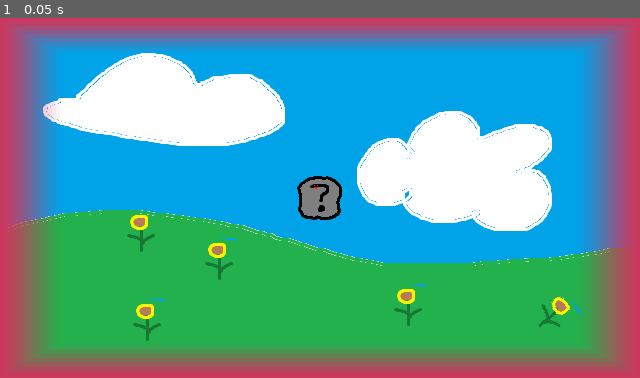
Above: before the commit, frame 1.
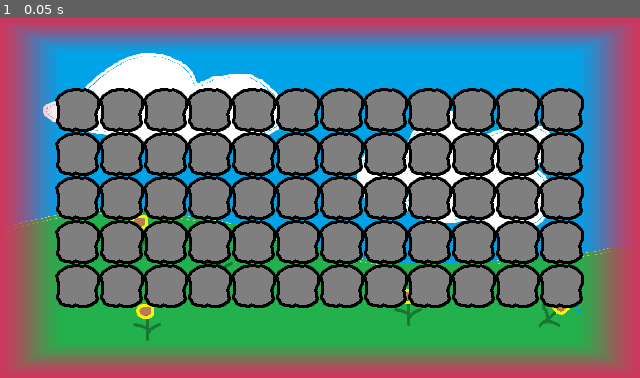
Above: after the commit, the same moment.

Repository: BanaCubed/Yet-Another-Assessment
Game: Godot game, scene res://scenes/game.tscn
The game is run twice, just before and just after one commit, with the same random seed, the same clock (stepped at 60 frames per second) and the same inputs.
Inputs:
- Up to frame 1 (0.05 s): no input

The runs differ from the first frame. In frame 1, 44% of the frame differs, in the area x 8-92%, y 19-81%.

Commit message:
feat: Dynamic grid size

Diff:
--- /dev/null
+++ b/resources/entities/person.tres
@@ -0,0 +1,12 @@
+[gd_resource type="Resource" script_class="EntityType" format=3 uid="uid://lvnjrefjcuvt"]
+
+[ext_resource type="Script" uid="uid://b676twyihh4ye" path="res://scripts/entities/entity_type.gd" id="1_2a3eb"]
+[ext_resource type="Texture2D" uid="uid://df318cm7y50fv" path="res://sprites/entity_person.png" id="2_mbcbc"]
+
+[resource]
+resource_name = "EntityType Person"
+script = ExtResource("1_2a3eb")
+name = &"person"
+sprite = ExtResource("2_mbcbc")
+movement_points = 3
+metadata/_custom_type_script = "uid://b676twyihh4ye"
--- a/resources/internal_box_shadow_gradient.tres
+++ b/resources/internal_box_shadow_gradient.tres
@@ -3,9 +3,10 @@
 [sub_resource type="Gradient" id="Gradient_vsxua"]
 interpolation_mode = 2
 offsets = PackedFloat32Array(0.8069106, 1)
-colors = PackedColorArray(1, 1, 1, 0, 1, 1, 1, 1)
+colors = PackedColorArray(0.7921569, 0.21960784, 0.36862746, 0, 0.7921569, 0.21960784, 0.36862746, 1)
 
 [resource]
+resource_local_to_scene = true
 gradient = SubResource("Gradient_vsxua")
 width = 160
 height = 90
--- /dev/null
+++ b/resources/levels/level_001.tres
@@ -0,0 +1,11 @@
+[gd_resource type="Resource" script_class="LevelData" format=3 uid="uid://m4p63jpptfxt"]
+
+[ext_resource type="Script" uid="uid://dq4lpkdncutpi" path="res://scripts/entities/entity_data.gd" id="1_saulk"]
+[ext_resource type="Texture2D" uid="uid://cck8mpd8366ce" path="res://sprites/background_default.png" id="1_tp5ye"]
+[ext_resource type="Script" uid="uid://bt2wenhrv0k8w" path="res://scripts/levels/level_data.gd" id="2_tp5ye"]
+
+[resource]
+script = ExtResource("2_tp5ye")
+size = Vector2i(12, 5)
+background = ExtResource("1_tp5ye")
+metadata/_custom_type_script = "uid://bt2wenhrv0k8w"
--- a/scenes/background.tscn
+++ /dev/null
@@ -1,9 +0,0 @@
-[gd_scene format=3 uid="uid://b82h8pjlys5td"]
-
-[ext_resource type="Texture2D" uid="uid://cck8mpd8366ce" path="res://sprites/background_default.png" id="1_bkp1e"]
-
-[node name="Background" type="Node2D" unique_id=1741373638]
-
-[node name="BackgroundSprite" type="Sprite2D" parent="." unique_id=154377044]
-texture = ExtResource("1_bkp1e")
-centered = false
--- a/scenes/game.tscn
+++ b/scenes/game.tscn
@@ -1,12 +1,27 @@
 [gd_scene format=3 uid="uid://byeqwf43w3kvg"]
 
-[ext_resource type="PackedScene" uid="uid://cwpofugsxoj20" path="res://scenes/level_control.tscn" id="1_uwrxv"]
-[ext_resource type="PackedScene" uid="uid://b82h8pjlys5td" path="res://scenes/background.tscn" id="2_yqjtg"]
+[ext_resource type="PackedScene" uid="uid://cwpofugsxoj20" path="res://scenes/level.tscn" id="1_uwrxv"]
+[ext_resource type="Texture2D" uid="uid://cck8mpd8366ce" path="res://sprites/background_default.png" id="2_iywne"]
+[ext_resource type="Script" uid="uid://dq4lpkdncutpi" path="res://scripts/entities/entity_data.gd" id="3_p57ef"]
+[ext_resource type="Resource" uid="uid://lvnjrefjcuvt" path="res://resources/entities/person.tres" id="4_u5sy4"]
+[ext_resource type="Script" uid="uid://bt2wenhrv0k8w" path="res://scripts/levels/level_data.gd" id="5_gee14"]
+
+[sub_resource type="Resource" id="Resource_0tnpc"]
+resource_local_to_scene = true
+script = ExtResource("3_p57ef")
+entity = ExtResource("4_u5sy4")
+metadata/_custom_type_script = "uid://dq4lpkdncutpi"
+
+[sub_resource type="Resource" id="Resource_vtaks"]
+resource_local_to_scene = true
+script = ExtResource("5_gee14")
+size = Vector2i(5, 5)
+background = ExtResource("2_iywne")
+entities = Array[ExtResource("3_p57ef")]([SubResource("Resource_0tnpc")])
+metadata/_custom_type_script = "uid://bt2wenhrv0k8w"
 
 [node name="Game" type="Node2D" unique_id=1877966946]
 texture_filter = 3
 
-[node name="LevelControl" parent="." unique_id=1593966462 instance=ExtResource("1_uwrxv")]
-
-[node name="Background" parent="." unique_id=1741373638 instance=ExtResource("2_yqjtg")]
-z_index = -1
+[node name="Level" parent="." unique_id=1593966462 instance=ExtResource("1_uwrxv")]
+level_data = SubResource("Resource_vtaks")
--- a/scenes/grid_tile.tscn
+++ b/scenes/grid_tile.tscn
@@ -2,29 +2,36 @@
 
 [ext_resource type="Theme" uid="uid://dxk7xouw87tyv" path="res://resources/theme/theme.tres" id="1_0v2c5"]
 [ext_resource type="PackedScene" uid="uid://sptwcai31qki" path="res://scenes/entity.tscn" id="1_wprxu"]
-[ext_resource type="Script" uid="uid://csq0q3n8e8gwj" path="res://scripts/grid_tile.gd" id="2_uvppq"]
+[ext_resource type="Script" uid="uid://csq0q3n8e8gwj" path="res://scripts/levels/grid_tile.gd" id="2_uvppq"]
 
-[node name="GridTile" type="Panel" unique_id=590066390]
+[node name="GridTile" type="Control" unique_id=1965484559]
+custom_minimum_size = Vector2(40, 40)
+layout_mode = 3
+anchors_preset = 0
+offset_right = 40.0
+offset_bottom = 40.0
+script = ExtResource("2_uvppq")
+
+[node name="Panel" type="PanelContainer" parent="." unique_id=1573005161]
 texture_filter = 3
 custom_minimum_size = Vector2(40, 40)
-offset_right = 40.0
-offset_bottom = 40.0
-pivot_offset = Vector2(20, 20)
-size_flags_horizontal = 4
-size_flags_vertical = 4
-theme = ExtResource("1_0v2c5")
-script = ExtResource("2_uvppq")
-
-[node name="Entity" parent="." unique_id=1622537750 instance=ExtResource("1_wprxu")]
 layout_mode = 1
 anchors_preset = 8
 anchor_left = 0.5
 anchor_top = 0.5
 anchor_right = 0.5
 anchor_bottom = 0.5
-offset_top = -0.1599989
-offset_bottom = 0.0
+offset_left = -20.0
+offset_top = -20.0
+offset_right = 20.0
+offset_bottom = 20.0
 grow_horizontal = 2
 grow_vertical = 2
+pivot_offset = Vector2(20, 20)
+size_flags_horizontal = 4
+size_flags_vertical = 4
+theme = ExtResource("1_0v2c5")
 
-[node name="SelectionButton" type="TouchScreenButton" parent="." unique_id=1609853551]
+[node name="Entity" parent="Panel" unique_id=1622537750 instance=ExtResource("1_wprxu")]
+visible = false
+layout_mode = 2
--- a/scenes/internal_box_shadow.tscn
+++ /dev/null
@@ -1,23 +0,0 @@
-[gd_scene format=3 uid="uid://c2q5wem18iu8j"]
-
-[ext_resource type="Texture2D" uid="uid://co4ifbiebxrvl" path="res://resources/internal_box_shadow_gradient.tres" id="1_kirsx"]
-[ext_resource type="Script" uid="uid://c0fnkm87vueh0" path="res://scripts/internal_box_shadow.gd" id="1_mmixx"]
-
-[node name="InternalBoxShadow" type="Control" unique_id=941893857]
-layout_mode = 3
-anchors_preset = 15
-anchor_right = 1.0
-anchor_bottom = 1.0
-grow_horizontal = 2
-grow_vertical = 2
-script = ExtResource("1_mmixx")
-border_color = Color(1, 1, 1, 1)
-
-[node name="TextureRect" type="TextureRect" parent="." unique_id=360787093]
-layout_mode = 1
-anchors_preset = 15
-anchor_right = 1.0
-anchor_bottom = 1.0
-grow_horizontal = 2
-grow_vertical = 2
-texture = ExtResource("1_kirsx")
--- /dev/null
+++ b/scenes/level.tscn
@@ -0,0 +1,47 @@
+[gd_scene format=3 uid="uid://cwpofugsxoj20"]
+
+[ext_resource type="PackedScene" uid="uid://5jb47hveksoo" path="res://scenes/grid_tile.tscn" id="1_b700e"]
+[ext_resource type="Script" uid="uid://by8jvcqpo38fn" path="res://scripts/levels/level.gd" id="1_w8frs"]
+[ext_resource type="Resource" uid="uid://m4p63jpptfxt" path="res://resources/levels/level_001.tres" id="2_2r41h"]
+[ext_resource type="Texture2D" uid="uid://cck8mpd8366ce" path="res://sprites/background_default.png" id="2_ppgk2"]
+[ext_resource type="Texture2D" uid="uid://co4ifbiebxrvl" path="res://resources/internal_box_shadow_gradient.tres" id="7_klq6b"]
+
+[node name="Level" type="Control" unique_id=239553227]
+layout_mode = 3
+anchors_preset = 0
+offset_right = 640.0
+offset_bottom = 360.0
+script = ExtResource("1_w8frs")
+level = ExtResource("2_2r41h")
+
+[node name="Grid" type="VBoxContainer" parent="." unique_id=922320993]
+visible = false
+layout_mode = 1
+anchors_preset = 15
+anchor_right = 1.0
+anchor_bottom = 1.0
+grow_horizontal = 2
+grow_vertical = 2
+alignment = 1
+
+[node name="GridRow" type="HBoxContainer" parent="Grid" unique_id=811308446]
+layout_mode = 2
+size_flags_vertical = 4
+alignment = 1
+
+[node name="GridTile" parent="Grid/GridRow" unique_id=590066390 instance=ExtResource("1_b700e")]
+layout_mode = 2
+
+[node name="BackgroundSprite" type="Sprite2D" parent="." unique_id=1135433016]
+z_index = -1
+texture = ExtResource("2_ppgk2")
+centered = false
+
+[node name="TextureRect" type="TextureRect" parent="." unique_id=1156829617]
+layout_mode = 1
+anchors_preset = 15
+anchor_right = 1.0
+anchor_bottom = 1.0
+grow_horizontal = 2
+grow_vertical = 2
+texture = ExtResource("7_klq6b")
--- a/scenes/level_control.tscn
+++ /dev/null
@@ -1,31 +0,0 @@
-[gd_scene format=3 uid="uid://cwpofugsxoj20"]
-
-[ext_resource type="PackedScene" uid="uid://5jb47hveksoo" path="res://scenes/grid_tile.tscn" id="1_b700e"]
-[ext_resource type="PackedScene" uid="uid://c2q5wem18iu8j" path="res://scenes/internal_box_shadow.tscn" id="2_8u02k"]
-
-[node name="LevelControl" type="Control" unique_id=239553227]
-layout_mode = 3
-anchors_preset = 0
-offset_right = 640.0
-offset_bottom = 360.0
-
-[node name="InternalBoxShadow" parent="." unique_id=941893857 instance=ExtResource("2_8u02k")]
-layout_mode = 1
-border_color = Color(0.7905897, 0.21802102, 0.3703063, 1)
-
-[node name="Grid" type="VBoxContainer" parent="." unique_id=922320993]
-layout_mode = 1
-anchors_preset = 15
-anchor_right = 1.0
-anchor_bottom = 1.0
-grow_horizontal = 2
-grow_vertical = 2
-alignment = 1
-
-[node name="GridRow" type="HBoxContainer" parent="Grid" unique_id=811308446]
-layout_mode = 2
-size_flags_vertical = 4
-alignment = 1
-
-[node name="GridTile" parent="Grid/GridRow" unique_id=590066390 instance=ExtResource("1_b700e")]
-layout_mode = 2
--- /dev/null
+++ b/scripts/entities/entity_data.gd
@@ -0,0 +1,6 @@
+class_name EntityData extends Resource
+
+## The type of entity that this entity is.
+@export var entity: EntityType
+## The position of the entity on the level.
+@export var position: Vector2i
--- /dev/null
+++ b/scripts/entities/entity_type.gd
@@ -0,0 +1,18 @@
+class_name EntityType extends Resource
+
+## The name of this entity type. Used for interactions from other entities.
+@export var name: StringName
+## Texture used to render this entity type.
+@export var sprite: Texture2D
+
+@export_group("Interactions")
+## Rules for this entity's interactions with other entities.
+@export var entity_interactions: Array
+## Rules for this entity's interactions with different terrain types.
+@export var terrain_interactions: Array
+
+@export_group("Movement")
+## Total budget for this entity's movement in a single turn.
+@export var movement_points: int
+## Rules that define how this entity can move around the grid.
+@export var movement_rules: Array
--- a/scripts/grid_tile.gd
+++ /dev/null
@@ -1,9 +0,0 @@
-extends Panel
-
-
-signal select
-
-var selected := false
-
-func _ready() -> void:
-	$SelectionButton.pressed.connect(select.emit)
--- a/scripts/internal_box_shadow.gd
+++ /dev/null
@@ -1,23 +0,0 @@
-class_name InternalBoxShadow extends Control
-
-
-@export var border_color: Color
-
-func update_gradient_color() -> void:
-	var gradient_texture: GradientTexture2D = preload(
-		"res://resources/internal_box_shadow_gradient.tres"
-	)
-
-	gradient_texture.gradient.colors = PackedColorArray([
-		Color(
-			border_color.r,
-			border_color.g,
-			border_color.b,
-			0,
-		),
-		border_color,
-	])
-	$TextureRect.texture = gradient_texture
-
-func _ready() -> void:
-	update_gradient_color()
--- /dev/null
+++ b/scripts/levels/grid_tile.gd
@@ -0,0 +1,30 @@
+class_name GridTile extends Control
+
+
+signal select
+
+## The type of entity being rendered on this grid tile.
+## It may be beneficial in future to move entities off the grid tile while they move.
+@export var entity_type: EntityType
+
+## Whether or not this grid tile is the one that is selected.
+var selected := false
+## The current progress of the easing of the selection animation.
+var animation_progress := 0.0
+
+func _ready() -> void:
+	# TODO: Find some way to detect when $Panel is clicked.
+	pass
+
+func _process(delta: float) -> void:
+	animation_progress += delta
+
+func _on_selection_button_pressed() -> void:
+	select.emit()
+	animation_progress = 0
+	selected = true
+
+## Deselects this grid tile.
+func deselect() -> void:
+	animation_progress = 0
+	selected = false
--- /dev/null
+++ b/scripts/levels/level.gd
@@ -0,0 +1,27 @@
+class_name Level extends Control
+
+
+## Level data with which the level is initialized.
+@export var level: LevelData
+
+# Called when the node enters the scene tree for the first time.
+func _ready() -> void:
+	var rows := level.size.x
+	var cols := level.size.y
+
+	var grid_tile: Control = $Grid/GridRow/GridTile
+	var grid_row: HBoxContainer = $Grid/GridRow
+	var grid_full: VBoxContainer = $Grid
+
+	for i in range(rows - 1):
+		grid_row.add_child(grid_tile.duplicate())
+
+	for i in range(cols - 1):
+		grid_full.add_child(grid_row.duplicate())
+
+	grid_full.visible = true
+
+
+# Called every frame. 'delta' is the elapsed time since the previous frame.
+func _process(_delta: float) -> void:
+	pass
--- /dev/null
+++ b/scripts/levels/level_data.gd
@@ -0,0 +1,9 @@
+class_name LevelData extends Resource
+
+
+## The size of the level. Small values may behave strangely.
+@export var size: Vector2i
+## The background used for the level.
+@export var background: Texture2D
+## An array containing all the entities and their starting positions in the level.
+@export var entities: Array[EntityData]
Not shown, added: scripts/entities/entity_data.gd.uid
Not shown, added: scripts/entities/entity_type.gd.uid
Not shown, removed: scripts/internal_box_shadow.gd.uid
Renamed: scripts/grid_tile.gd.uid -> scripts/levels/grid_tile.gd.uid
Not shown, added: scripts/levels/level.gd.uid
Not shown, added: scripts/levels/level_data.gd.uid
Not shown, added: scenes/level.tscn2057932578.tmp
Not shown, added: scenes/level.tscn2070246487.tmp
